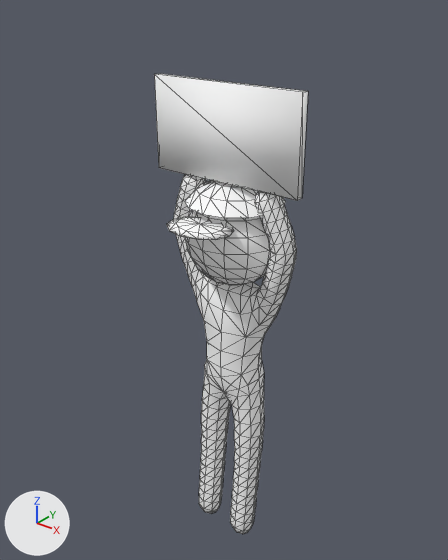
An edit to the glTF model smash-areia/godot/assets/models/fan_sign.glb, drawn before and after from the same camera.
Before and after are seen from a 50 mm lens placed at (1.33, -1.73, 2.34), pointed at (-0.04, -0.01, 1.28). Every picture has the same lights, and +X, +Y and +Z are marked at lower left. The picture after the commit comes second. Mesh edges are drawn as thin lines. Vertices at exactly the same position are counted once.

Names of what the first picture shows: 'Fan_sign'.
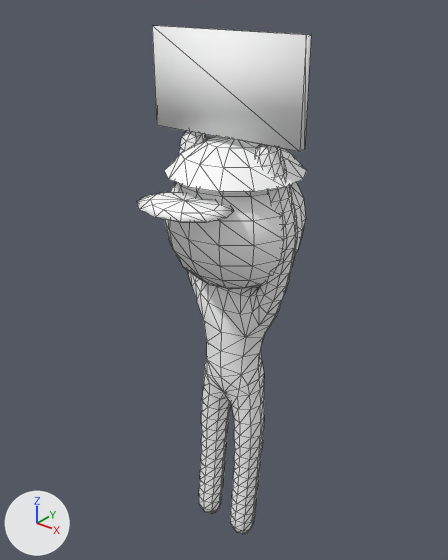
Pixel boxes (x1, y1, x2, y2) of what changed, in the pictures (448 x 560 px; the box of a moved part takes in the faces that stretch with it):
'Fan_sign', reshaped (13% wider, 10% taller): before (154, 74, 308, 534); after (137, 26, 311, 534)
part 1 of me_fan_sign, added: after (165, 182, 306, 289)
part 2 of me_fan_sign, moved or reshaped: before (185, 180, 286, 218); after (164, 136, 307, 192)
part 3 of me_fan_sign, added: after (137, 192, 234, 222)
part 4 of me_fan_sign, moved or reshaped: before (154, 74, 308, 201); after (152, 26, 311, 152)
part 5 of me_fan_sign, deleted: before (185, 210, 271, 285)
part 6 of me_fan_sign, deleted: before (166, 217, 234, 240)
part 7 of me_fan_sign, moved or reshaped: before (183, 174, 284, 315); after (179, 131, 287, 314)

The change, as a diff of the scene's bpy script:
```diff
--- a/smash-areia/godot/assets/models/fan_sign.glb.py
+++ b/smash-areia/godot/assets/models/fan_sign.glb.py
@@ me_fan_sign @@
 # used by ob_fan_sign; location = (0.0, 0.0, 0.0)
-me_fan_sign.from_pydata(...)  # 739 vertices, 1446 faces; spans x -0.31..0.31, y -0.3..0.19, z 0.06..2.03
+me_fan_sign.from_pydata(...)  # 771 vertices, 1510 faces; spans x -0.31..0.31, y -0.41..0.26, z 0.06..2.19
+# me_fan_sign part 1: a new loose piece, a UV sphere (14 segments, 10 rings, poles along z) spanning x -0.26..0.26, y -0.26..0.26, z 1.27..1.8, in mat_fanskin (white #ffffff)
+# me_fan_sign part 2: the loose piece of 43 vertices spanning x -0.18..0.18, y -0.18..0.18, z 1.6..1.69 is scaled about its middle by 1.38, then moved by (0.0, 0.0, 0.13)
+# me_fan_sign part 3: a new loose piece, a UV sphere (12 segments, 4 rings, poles along z) spanning x -0.179..0.179, y -0.414..-0.138, z 1.638..1.679, in mat_fanhair (white #ffffff)
+# me_fan_sign part 4: the loose piece of 8 vertices spanning x -0.31..0.31, y -0.07..-0.04, z 1.69..2.03 is moved by (0.0, 0.0, 0.16)
+# me_fan_sign part 5: the loose piece of 128 vertices spanning x -0.19..0.19, y -0.19..0.19, z 1.28..1.66 is deleted
+# me_fan_sign part 6: the loose piece of 38 vertices spanning x -0.13..0.13, y -0.3..-0.1, z 1.54..1.57 is deleted
+# me_fan_sign part 7
+# 10 vertices are removed from x -0.18..0.18, y -0.07..-0.01, z 1.67..1.69
+# 40 faces are deleted
+# 22 vertices in x -0.27..0.27, y -0.06..0.02, z 1.39..1.53 move by (0.0, 0.0, 0.06)
+# 18 vertices in x -0.28..0.28, y -0.05..0.02, z 1.48..1.52 move by (0.0, 0.0, 0.07)
+# 16 vertices in x -0.25..0.25, y -0.06..0.04, z 1.35..1.42 move by (0.0, 0.0, 0.04)
+# 12 vertices in x -0.23..0.23, y -0.04..0.04, z 1.26..1.34 move by (0.0, 0.0, 0.02)
+# 12 vertices in x -0.25..0.25, y -0.06..0.03, z 1.4..1.45 move by (0.0, 0.0, 0.05)
+# 10 vertices in x -0.24..0.24, y -0.06..-0.01, z 1.31..1.38 move by (0.0, 0.0, 0.03)
+# 94 vertices move from x -0.27..0.27, y -0.08..0.05, z 1.26..1.7 to x -0.27..0.27, y -0.08..0.05, z 1.27..1.79
+# 42 vertices are added at x -0.21..0.21, y -0.08..0.01, z 1.77..1.85
+# 104 new faces join them, mat_fanskin (white #ffffff)
 me_fan_sign.materials.append(mat_fanshirt)
```
